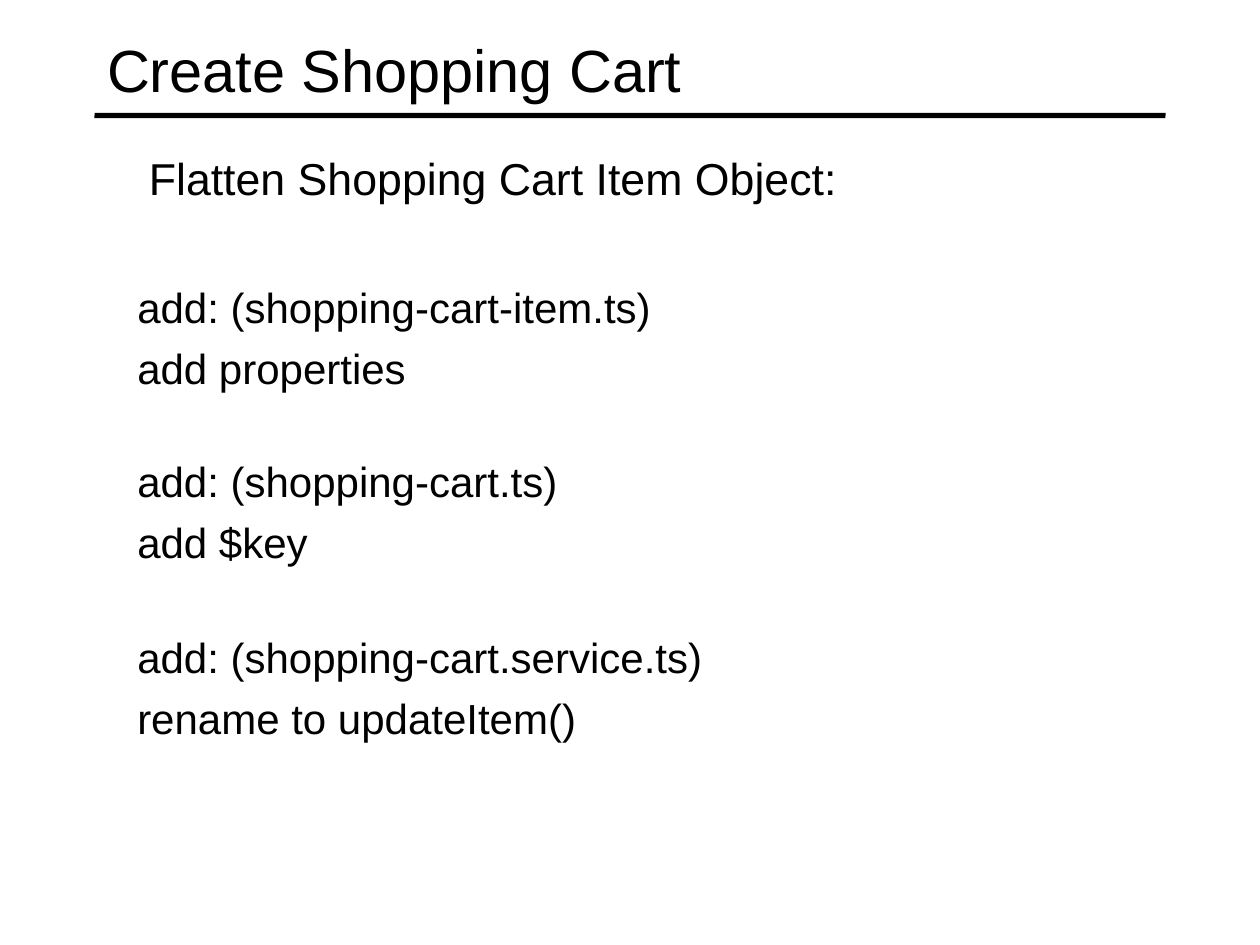
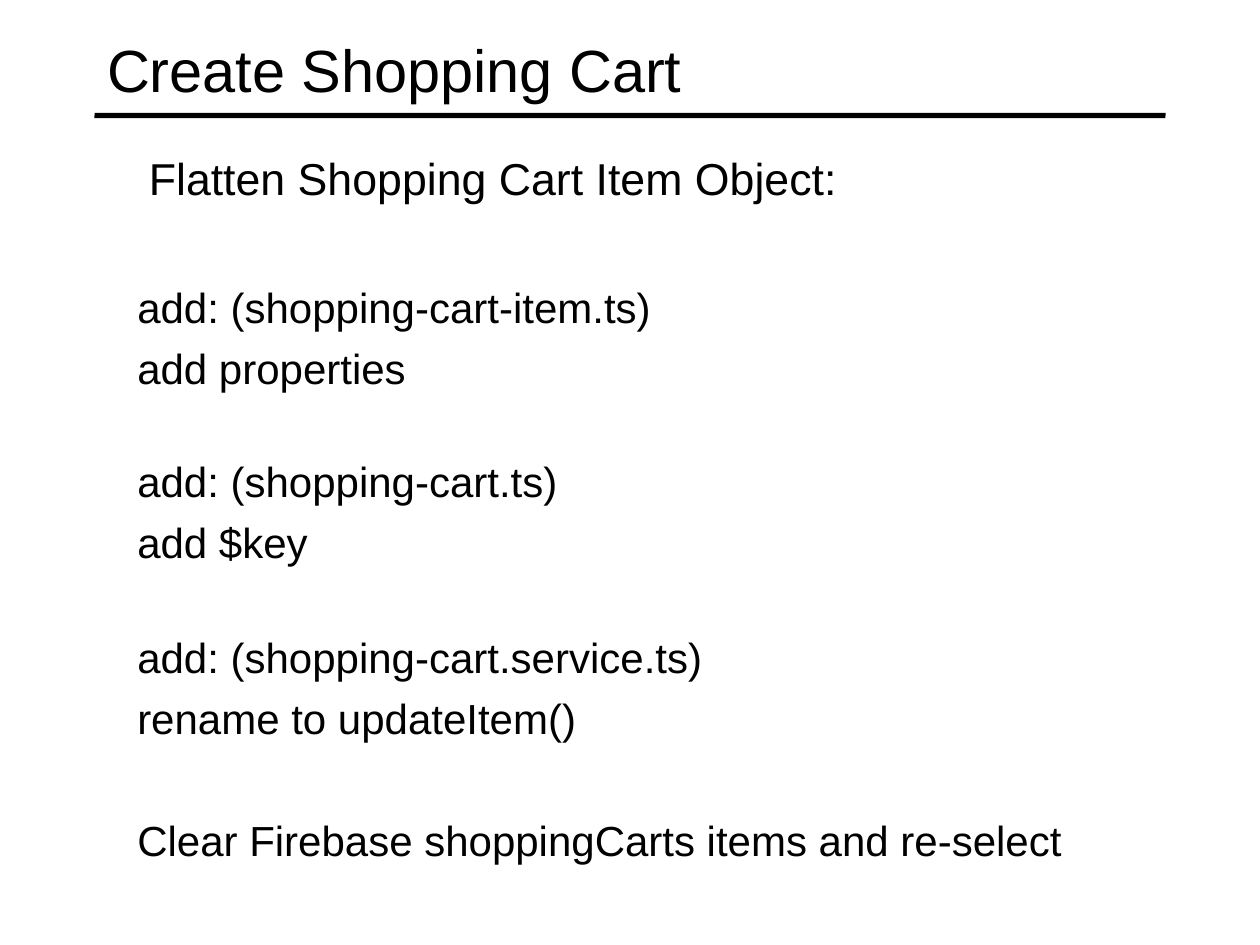
Before and after one commit to specter01wj/Jago_Link_Training, a slide deck: slide 20 of Angular/Angular7/Angular Advanced Course/Project/21.Project_Shopping Cart Module/L5_Project_Shopping Cart Module.ppt. Drawn at 1260x945 pixels with LibreOffice and Linux fonts; fonts in the diff are those of the drawing. Boxes give left, top, right and bottom in pixels: in the first picture for what was removed or moved away, otherwise in the second. Text is boxed around its words. In the diff, an @@ line names an element or a change of style, - is before the commit and + after.

Commit message:
11/04/2019 v1

```diff
--- a/Angular/Angular7/Angular Advanced Course/Project/21.Project_Shopping Cart Module/L5_Project_Shopping Cart Module.ppt
+++ b/Angular/Angular7/Angular Advanced Course/Project/21.Project_Shopping Cart Module/L5_Project_Shopping Cart Module.ppt
@@ text at (137, 825, 1061, 865): paragraph added @@
+  Clear Firebase shoppingCarts items and re-select
```
Also in this commit, not shown: 1 slide added.
